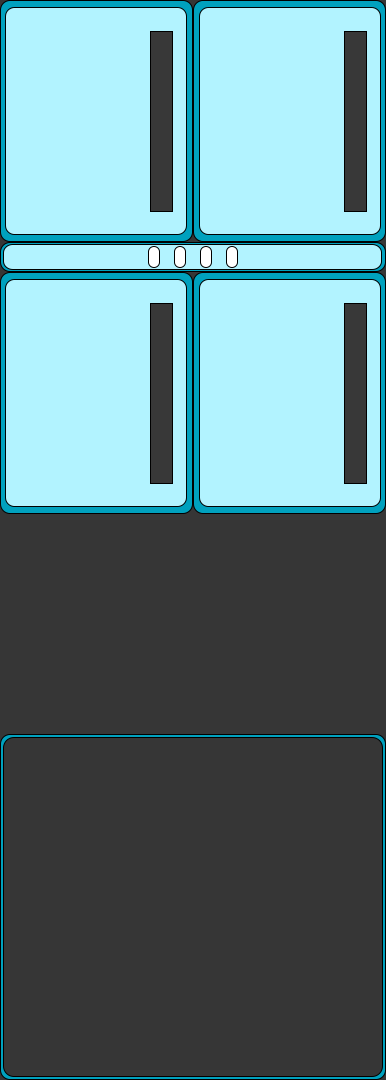
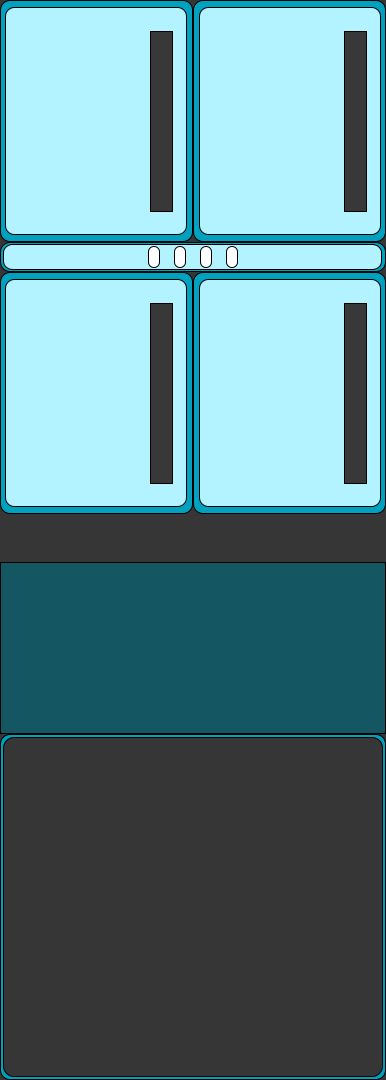
Comparing the layer stacks of the two w=386, h=1080 images. Changes:
painted on "Inner_Frame" (1st of 5, in "Players" › "Players selector") over <box>4,247,380,248</box>
renamed "Inner_Frame" to "BackGround", showed it, painted on it over <box>0,562,386,734</box>
